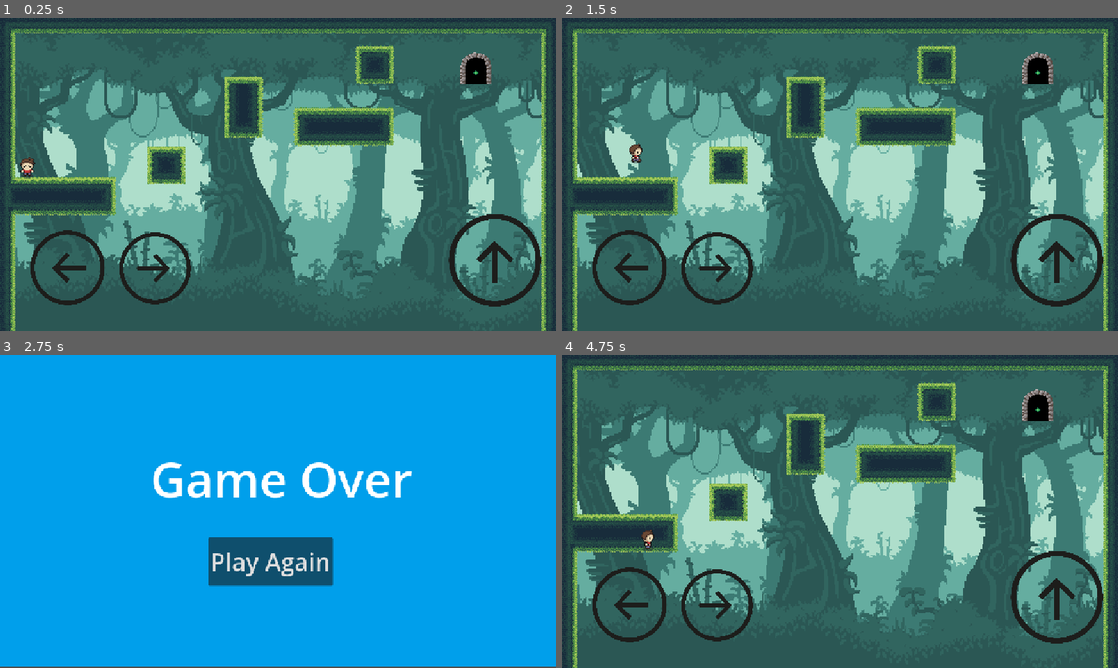
Above: before the commit, frames 1-4 (two rows, left to right).
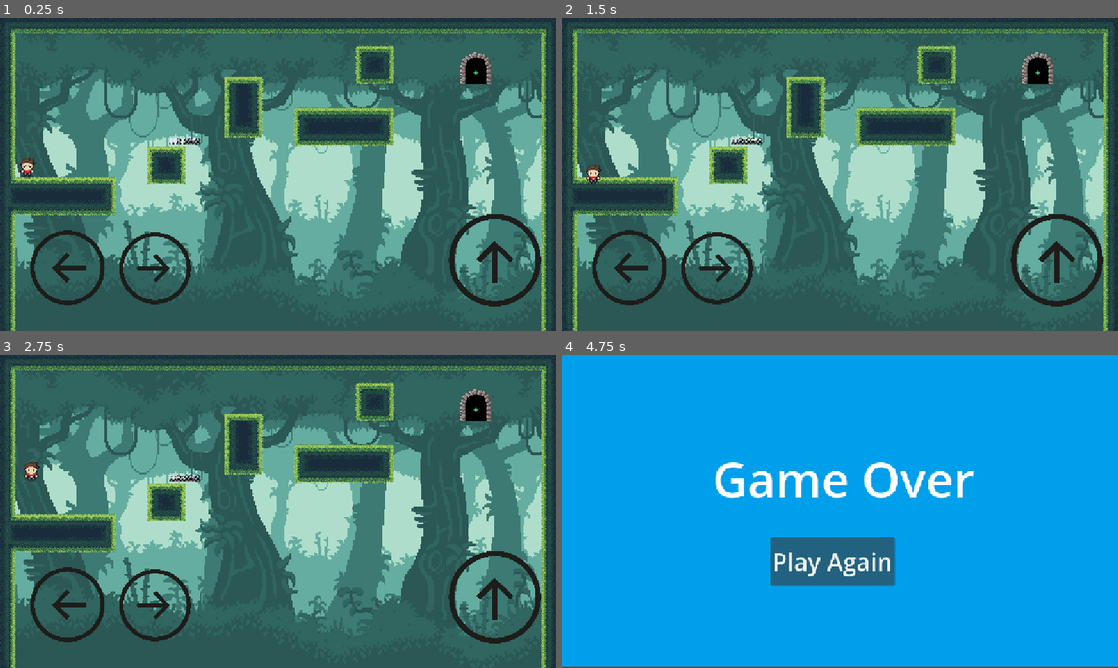
Above: after the commit, the same moments.

Repository: Tad-Min/Troll_Demo_Project-Godot-
Game: Godot game, scene res://scenes/Level/Lv1.tscn
The game is run twice, just before and just after one commit, with the same random seed, the same clock (stepped at 60 frames per second) and the same inputs.
Inputs (mouse positions are in pixels of both pictures, inside the frame that each line leads up to):
- Up to frame 1 (0.25 s): no input
- Up to frame 2 (1.5 s): tap Enter at 0.5 s; hold D (move_right) from 0.53 s (still down); tap X (die) at 0.6 s; tap Space (jump) at 0.77, 0.8, 1.07, 1.35 s
- Up to frame 3 (2.75 s): tap Space (jump) at 1.52, 1.82, 2.3 s; tap X (die) at 1.55, 2.1 s; release D (move_right) at 2.03 s; hold A (move_left) from 2.03 s (still down)
- Up to frame 4 (4.75 s): release A (move_left) at 2.75 s; click (834, 561) at 2.75 s, where only the run before the commit has a clickable "Play Again"; hold D (move_right) from 3.53 s (still down); tap X (die) at 3.6 s; tap Space (jump) at 3.77, 4.07, 4.35, 4.52 s

The runs differ from the first frame. In frame 1, 0.1% of the frame differs, in the area x 30-36%, y 38-41%; in frame 2, 0.3%; in frame 3, 100%; in frame 4, 100%, in the area x 0-100%, y 0-100%.

Commit message:
DEATH!!!!

Diff:
--- a/scenes/Level/Lv1.tscn
+++ b/scenes/Level/Lv1.tscn
@@ -7,6 +7,7 @@
 [ext_resource type="Texture2D" uid="uid://cf0it5t65w2y0" path="res://Jungle Asset Pack/jungle tileset/jungle tileset.png" id="5_fqcln"]
 [ext_resource type="PackedScene" uid="uid://dhqdda1mfogu7" path="res://scenes/player.tscn" id="6_oskok"]
 [ext_resource type="PackedScene" uid="uid://sg7rvsrlocap" path="res://scenes/manager.tscn" id="8_215dr"]
+[ext_resource type="PackedScene" uid="uid://c3s1s0rrb27tt" path="res://scenes/Trap/spike.tscn" id="9_3u6yt"]
 [ext_resource type="PackedScene" uid="uid://43frl41ejo30" path="res://scenes/portal.tscn" id="9_fqcln"]
 
 [sub_resource type="TileSetAtlasSource" id="TileSetAtlasSource_oskok"]
@@ -1478,3 +1479,6 @@
 scale = Vector2(2, 2)
 
 [node name="Manager" parent="." instance=ExtResource("8_215dr")]
+
+[node name="Node2D" parent="." instance=ExtResource("9_3u6yt")]
+position = Vector2(382, 255)
--- a/scenes/Trap/spike.tscn
+++ b/scenes/Trap/spike.tscn
@@ -65,6 +65,7 @@
 
 [node name="AudioStreamPlayer" type="AudioStreamPlayer" parent="."]
 stream = ExtResource("2_n3gcb")
+volume_db = -20.558
 pitch_scale = 0.47
 autoplay = true
 
--- a/scenes/player.tscn
+++ b/scenes/player.tscn
@@ -1,9 +1,10 @@
-[gd_scene load_steps=29 format=3 uid="uid://dhqdda1mfogu7"]
+[gd_scene load_steps=30 format=3 uid="uid://dhqdda1mfogu7"]
 
 [ext_resource type="Texture2D" uid="uid://bbjunvicfbbgg" path="res://assets/character.png" id="1_3vyb7"]
 [ext_resource type="Script" uid="uid://c27cqf6yfkjx5" path="res://scripts/player.gd" id="1_g2els"]
 [ext_resource type="AudioStream" uid="uid://c4clc60ywg7em" path="res://assets/cartoon-jump-6462.mp3" id="3_qhqgy"]
 [ext_resource type="PackedScene" uid="uid://bvngj0swsjsly" path="res://scenes/move_buttons.tscn" id="4_dqkch"]
+[ext_resource type="AudioStream" uid="uid://cvy1ls0r8b1w1" path="res://assets/male-death-scream-horror-352706.mp3" id="5_qlg0r"]
 
 [sub_resource type="AtlasTexture" id="AtlasTexture_g2els"]
 atlas = ExtResource("1_3vyb7")
@@ -242,4 +243,8 @@
 
 [node name="MobileControls" parent="." instance=ExtResource("4_dqkch")]
 
+[node name="DeathSound" type="AudioStreamPlayer" parent="."]
+stream = ExtResource("5_qlg0r")
+volume_db = 13.302
+
 [connection signal="frame_changed" from="AnimatedSprite2D" to="." method="_on_animated_sprite_2d_frame_changed"]
--- a/scripts/player.gd
+++ b/scripts/player.gd
@@ -7,11 +7,16 @@
 var last_direction = 0
 var lr_anim : bool = true
 
+var is_dead: bool = false
 const MAX_AIR_JUMPS = 1   # only 1 allowed in air
 var air_jump_done = 0
 
 
 func _physics_process(delta: float) -> void:
+	if is_dead:
+		$CollisionShape2D.disabled = true
+		air_jump_done = MAX_AIR_JUMPS
+
 	# Add the gravity.
 	if not is_on_floor():
 		velocity += get_gravity() * delta
@@ -40,6 +45,8 @@
 
 	# Handle movement A-D
 	var direction := Input.get_axis("move_left", "move_right")
+	if(is_dead):
+		direction=0
 	if last_direction != direction and lr_anim:
 		if direction == -1:
 			$AnimatedSprite2D.play("left")
@@ -78,13 +85,9 @@
 			$JumpSound.play()
 
 
-var is_dead: bool = false
 func die() -> bool:
-	if is_dead:
-		return false  # already dead, nothing happens
-
 	is_dead = true
-	$CollisionShape2D.disabled = true
+	velocity.y = jump_velocity
+	$DeathSound.play()
 	print("Player died")
-
 	return true
--- a/scripts/spike.gd
+++ b/scripts/spike.gd
@@ -1,11 +1,9 @@
 extends Node2D
 
-func _ready():
+func _ready() -> void:
 	$AnimatedSprite2D.play("Spike")
 
-
 func _on_area_2d_body_entered(body: Node2D) -> void:
-	if body.name == "Player":
-		print("Player dính bẫy!")
-		if body.has_method("take_damage"):
-			body.take_damage(1)
+	if body.is_in_group("Player"):
+		if body.has_method("die"):  # make sure the player has die() function
+			body.die()
Not shown, added: assets/male-death-scream-horror-352706.mp3.import
Not shown: 1 places in scenes/Level/Lv1.tscn that only renumber resources
Not shown, added: assets/male-death-scream-horror-352706.mp3
